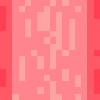
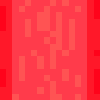
The second w=100, h=100 image is a revision of the first. Changes to its layers:
pixels changed over [left=0, top=0, right=100, bottom=100] (layer not identified)
